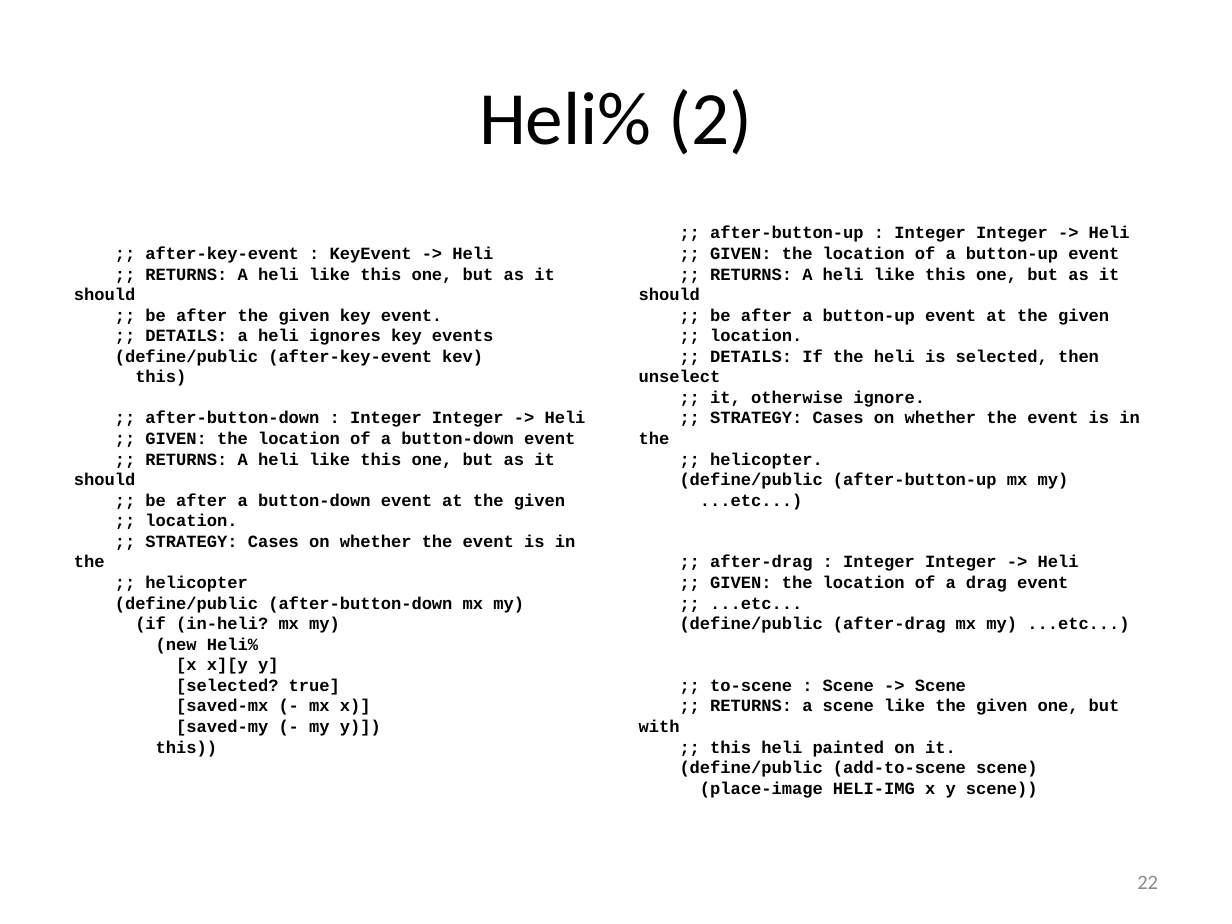
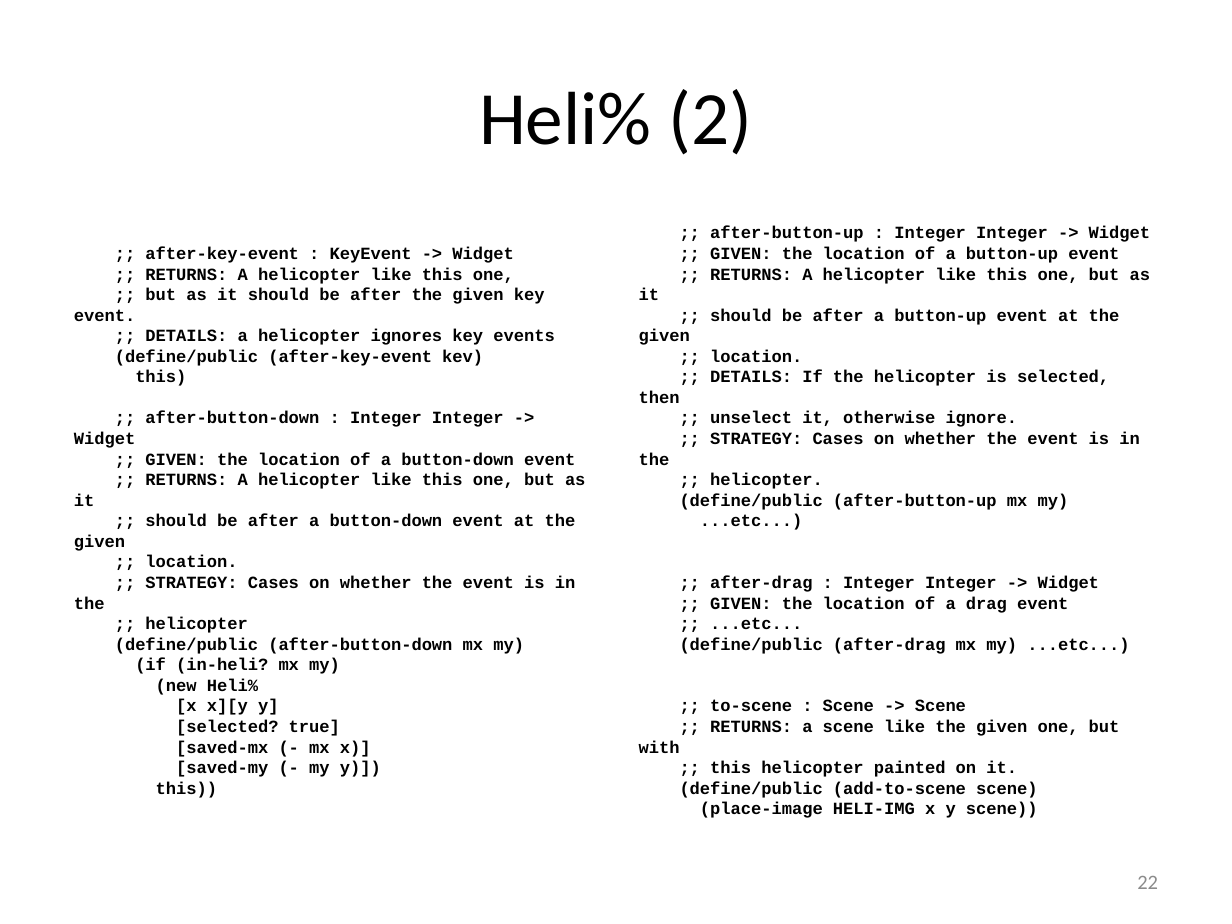
Before and after one commit to mwand/cs5010f16, a slide deck: slide 22 of Slides/Lesson 9.2 A Case Study- Space Invaders.pptx. Drawn at 1232x924 pixels with LibreOffice and Linux fonts; fonts in the diff are those of the drawing. Boxes give left, top, right and bottom in pixels: in the first picture for what was removed or moved away, otherwise in the second. Text is boxed around its words. In the diff, an @@ line names an element or a change of style, - is before the commit and + after.

```diff
--- a/Slides/Lesson 9.2 A Case Study- Space Invaders.pptx
+++ b/Slides/Lesson 9.2 A Case Study- Space Invaders.pptx
@@ text at <box>710,226,1150,242</box>: text changed @@
-;; after-button-up : Integer Integer -> Heli
+;; after-button-up : Integer Integer -> Widget
@@ text at <box>74,246,554,345</box>: text changed @@
-;; after-key-event : KeyEvent -> Heli
-;; RETURNS: A heli like this one, but as it should
-;; be after the given key event.
-;; DETAILS: a heli ignores key events
+;; after-key-event : KeyEvent -> Widget
+;; RETURNS: A helicopter like this one,
+;; but as it should be after the given key event.
+;; DETAILS: a helicopter ignores key events
@@ text at <box>639,267,1150,345</box>: text changed @@
-;; RETURNS: A heli like this one, but as it should
-;; be after a button-up event at the given
+;; RETURNS: A helicopter like this one, but as it
+;; should be after a button-up event at the given
@@ text at <box>639,370,1109,427</box>: text changed @@
-;; DETAILS: If the heli is selected, then unselect
-;; it, otherwise ignore.
+;; DETAILS: If the helicopter is selected, then
+;; unselect it, otherwise ignore.
@@ text at <box>74,411,504,448</box>: text changed @@
-;; after-button-down : Integer Integer -> Heli
+;; after-button-down : Integer Integer -> Widget
@@ text at <box>74,472,585,551</box>: text changed @@
-;; RETURNS: A heli like this one, but as it should
-;; be after a button-down event at the given
+;; RETURNS: A helicopter like this one, but as it
+;; should be after a button-down event at the given
@@ text at <box>710,575,1099,592</box>: text changed @@
-;; after-drag : Integer Integer -> Heli
+;; after-drag : Integer Integer -> Widget
@@ text at <box>710,760,1017,777</box>: text changed @@
-;; this heli painted on it.
+;; this helicopter painted on it.
```
Also in this commit, not shown: 14 other slides changed, 6 other files.
